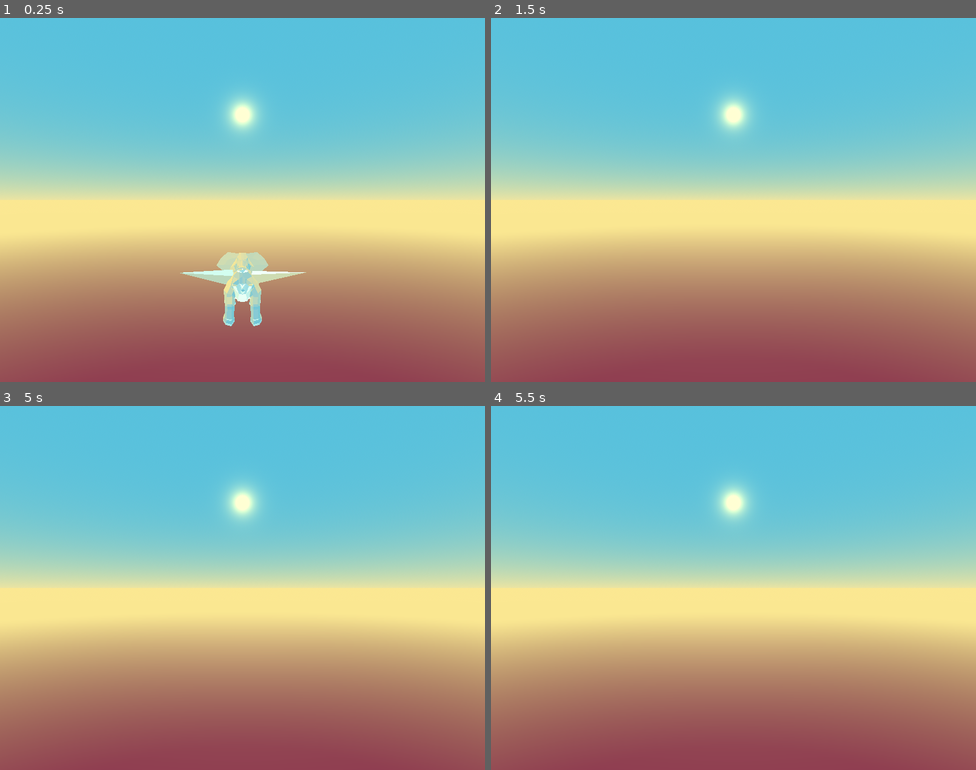
Above: before the commit, frames 1-4 (two rows, left to right).
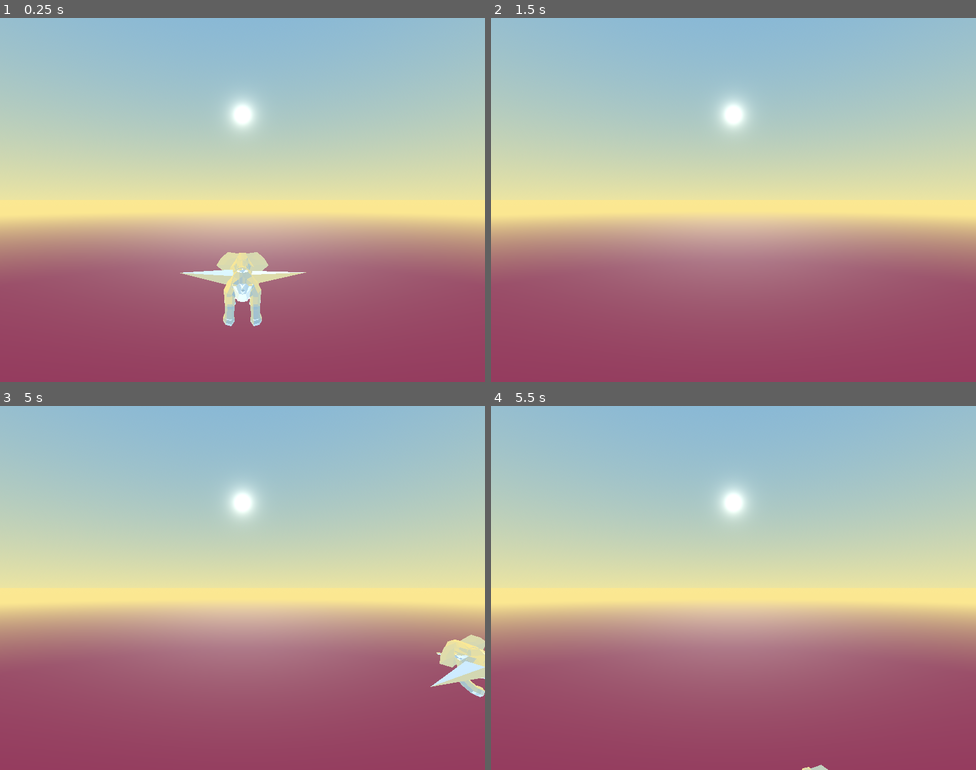
Above: after the commit, the same moments.

Repository: Team-Reimagination/tweaked-to-the-grave
Game: Godot game, scene res://assets/scenes/play_state/play_state.tscn
Two runs of this game, one before a commit and one after it. Both use one fixed random seed, a clock stepped at 60 frames per second and the inputs below. This scene is started directly instead of the project's main scene.
Inputs:
- Up to frame 1 (0.25 s): no input
- Up to frame 2 (1.5 s): tap Enter (Accept_UI) at 0.5, 0.6, 1.35 s; hold Right (Right_GP) 0.53-1.28 s; hold Down (Down_GP) from 1.28 s (still down)
- Up to frame 3 (5 s): tap Enter (Accept_UI) at 2, 2.1, 2.75, 2.85, 3.5, 3.6, 4.25, 4.35 s; release Down (Down_GP) at 2.03 s; hold Right (Right_GP) 2.03-2.78 s; hold Up (Up_GP) 2.78-3.53 s; hold Left (Left_GP) from 3.53 s (still down)
- Up to frame 4 (5.5 s): release Left (Left_GP) at 5.03 s; hold Down (Down_GP) from 5.03 s (still down); tap Enter (Accept_UI) at 5.1 s

The runs differ from the first frame. In frame 1, 75% of the frame differs, in the area x 0-100%, y 0-95%; in frame 2, 76%; in frame 3, 76%; in frame 4, 76%, in the area x 0-100%, y 0-100%.

Commit message:
slight skybox change

Diff:
--- a/assets/objects/general/ship/shipHandler.gd
+++ b/assets/objects/general/ship/shipHandler.gd
@@ -6,11 +6,11 @@
 
 #velocities
 var vel = Vector3.ZERO
-var topVel = 35;
+var topVel = 30;
 var maxVel = 60;
 
 #deleration when at standstill and strength of speed when turning around
-var decel = 40;
+var decel = 50;
 var turnAroundMod = 2.3;
 
 #individual handlers
--- a/assets/scenes/play_state/play_state.tscn
+++ b/assets/scenes/play_state/play_state.tscn
@@ -4,9 +4,9 @@
 [ext_resource type="PackedScene" uid="uid://b56b0d2gngc5i" path="res://assets/objects/general/ship/ship.tscn" id="1_wtpd3"]
 
 [sub_resource type="ProceduralSkyMaterial" id="ProceduralSkyMaterial_p7wmb"]
-sky_top_color = Color(0.341176, 0.756863, 0.866667, 1)
+sky_top_color = Color(0.468835, 0.693709, 0.872935, 1)
 sky_horizon_color = Color(0.922624, 0.89463, 0.634002, 1)
-sky_curve = 0.0891904
+sky_curve = 0.279909
 ground_bottom_color = Color(0.984314, 0.905882, 0.568627, 1)
 ground_horizon_color = Color(0.983016, 0.907593, 0.569528, 1)
 ground_curve = 0.40786
@@ -19,11 +19,13 @@
 [sub_resource type="Environment" id="Environment_oi2qx"]
 background_mode = 2
 sky = SubResource("Sky_wtpd3")
-ambient_light_color = Color(0.255965, 0.029543, 0.183454, 1)
+ambient_light_source = 3
+ambient_light_color = Color(0.282387, 0.0849556, 0.11312, 1)
+ambient_light_energy = 0.0
 tonemap_white = 10.35
 fog_enabled = true
 fog_mode = 1
-fog_light_color = Color(0.980392, 0.905882, 0.568627, 1)
+fog_light_color = Color(0.984314, 0.905882, 0.568627, 1)
 fog_density = 1.0
 fog_sky_affect = 0.0
 fog_depth_curve = 0.594605
@@ -39,7 +41,7 @@
 [sub_resource type="PlaneMesh" id="PlaneMesh_wtpd3"]
 
 [sub_resource type="BoxShape3D" id="BoxShape3D_oi2qx"]
-size = Vector3(2.77423, 6.50195, 0.762573)
+size = Vector3(2.77423, 5.13818, 0.762573)
 
 [node name="PlayState" type="Node3D"]
 
@@ -49,7 +51,7 @@
 
 [node name="Sun" type="DirectionalLight3D" parent="."]
 transform = Transform3D(1, 0, 0, 0, -0.943524, 0.331305, 0, -0.331305, -0.943524, -0.695551, 4.4608, 2.72634)
-light_color = Color(1, 0.924127, 0.602602, 1)
+light_color = Color(0.926339, 0.922573, 0.894879, 1)
 light_energy = 1.375
 light_indirect_energy = 0.5
 light_volumetric_fog_energy = 2.375
@@ -64,7 +66,7 @@
 far = 2000.0
 
 [node name="Floor" type="MeshInstance3D" parent="."]
-transform = Transform3D(900, 0, 0, 0, 0.319, 0, 0, 0, 900, 0, -50, -158.117)
+transform = Transform3D(900, 0, 0, 0, 0.319, 0, 0, 0, 900, 0, -20, -158.117)
 material_override = SubResource("StandardMaterial3D_wtpd3")
 mesh = SubResource("PlaneMesh_wtpd3")
 skeleton = NodePath("")
@@ -78,6 +80,6 @@
 [node name="Model" parent="Objects/Ship" instance=ExtResource("1_wtpd3")]
 
 [node name="Hitbox" type="CollisionShape3D" parent="Objects/Ship"]
-transform = Transform3D(4.06381, 0, 0, 0, 1.1283, 0, 0, 0, 6.55579, -6.35552, -3.3265, -0.0356119)
+transform = Transform3D(4.06381, 0, 1.59162e-12, 0, 1.1283, 0, -7.24754e-13, 0, 6.55579, -6.35552, -2.55713, -0.0356119)
 shape = SubResource("BoxShape3D_oi2qx")
 debug_color = Color(0, 0.741176, 1, 1)
